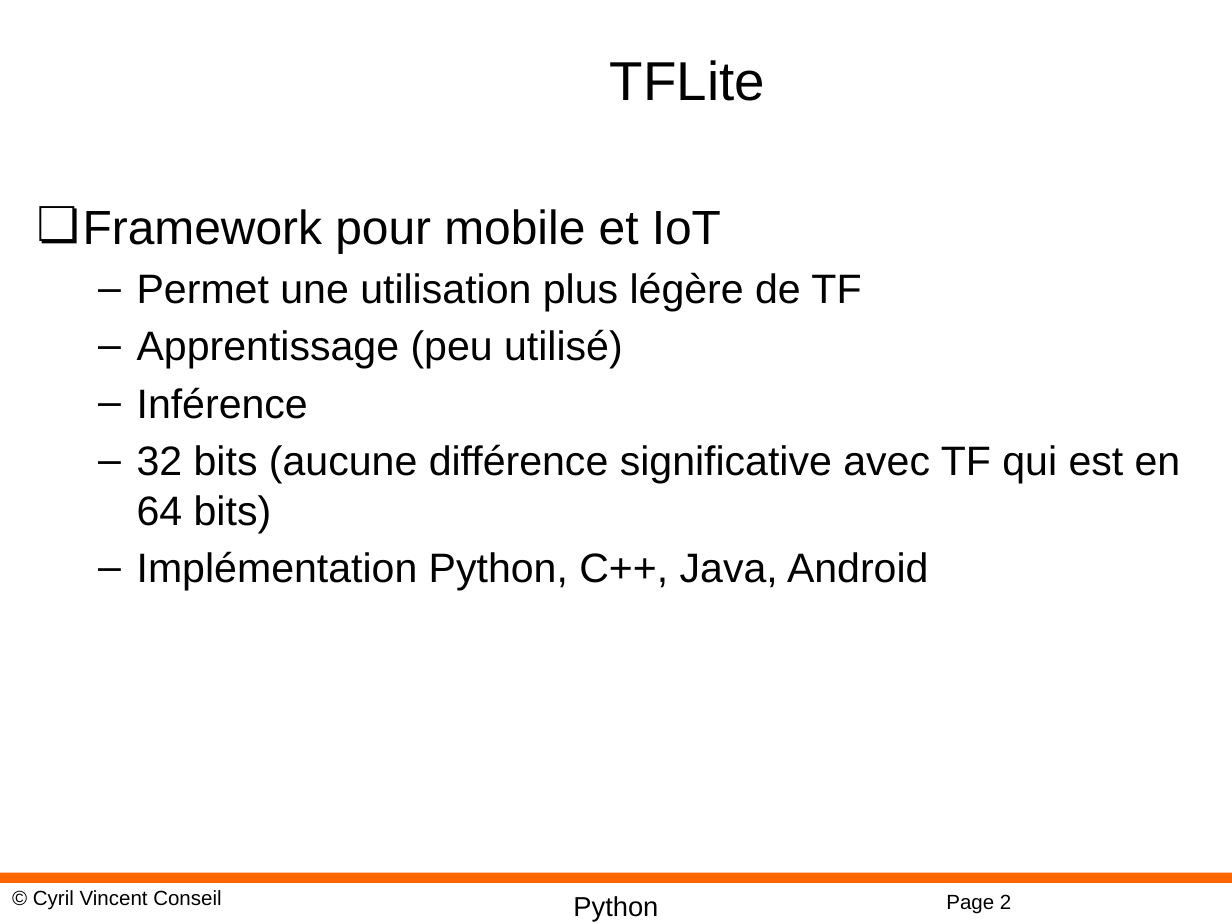
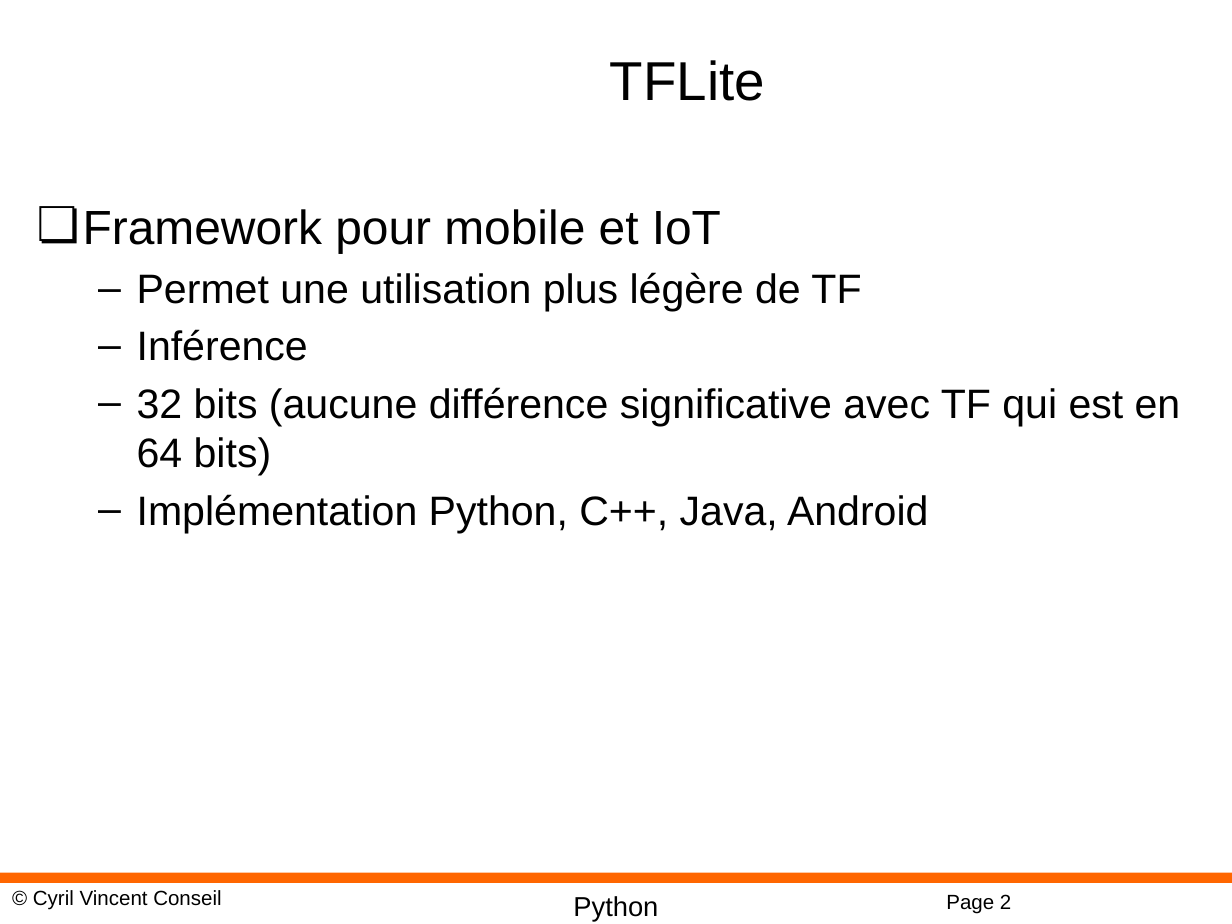
Before and after one commit to cyrilvincent/DL, a slide deck: slide 2 of PPT/DeepLearning16-Optimizations.pptx. Drawn at 1232x924 pixels with LibreOffice and Linux fonts; fonts in the diff are those of the drawing; background and template pictures are left out. Boxes give left, top, right and bottom in pixels: in the first picture for what was removed or moved away, otherwise in the second. Text is boxed around its words. In the diff, an @@ line names an element or a change of style, - is before the commit and + after.

```diff
--- a/PPT/DeepLearning16-Optimizations.pptx
+++ b/PPT/DeepLearning16-Optimizations.pptx
@@ text at [137,329,623,369]: paragraph removed @@
-  – Apprentissage (peu utilisé)
```
Also in this commit, not shown: 1 other slide changed.
